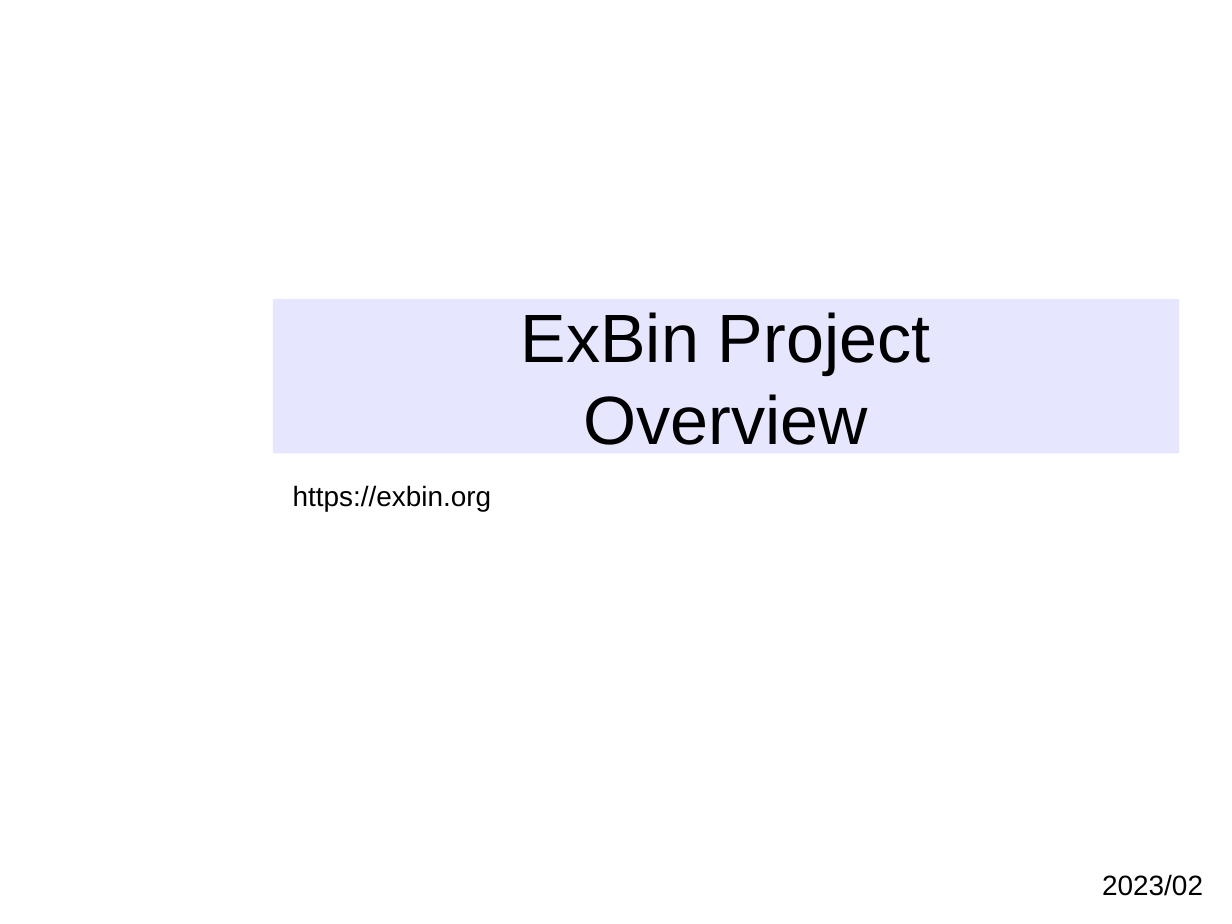
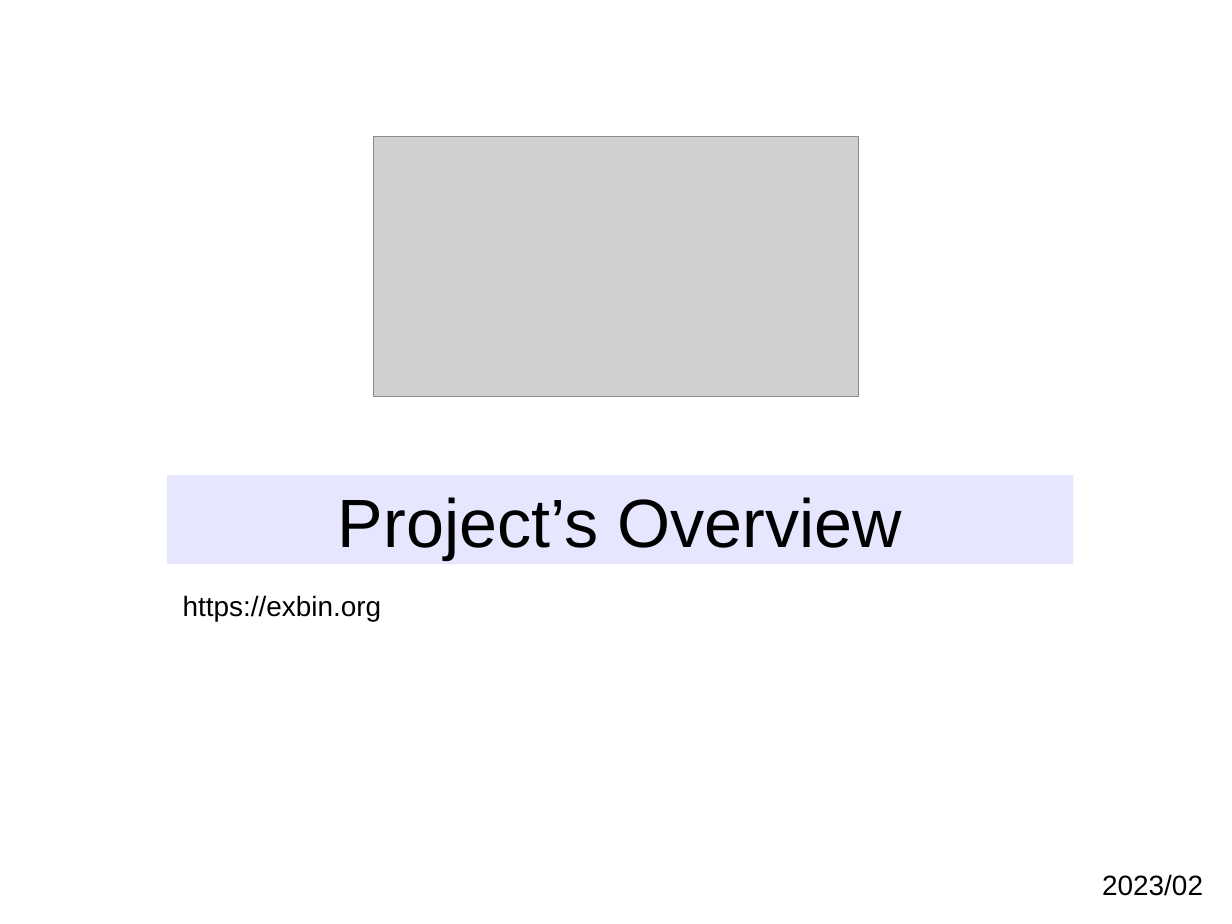
Before and after one commit to exbin/exbin-doc, a slide deck: slide 1 of presentation/exbin-overview.odp (slide 2 before the commit). Drawn at 1232x924 pixels with LibreOffice and Linux fonts; fonts in the diff are those of the drawing; grey boxes stand for pictures; background and template pictures are left out. Boxes give left, top, right and bottom in pixels: in the first picture for what was removed or moved away, otherwise in the second. Text is boxed around its words. In the diff, an @@ line names an element or a change of style, - is before the commit and + after.

Commit message:
Overview presentation - 3

```diff
--- a/presentation/exbin-overview.odp
+++ b/presentation/exbin-overview.odp
@@ picture added at bbox=[373, 136, 859, 397] @@
@@ title "Project’s Overview": place and size @@
-title "Project’s Overview" at bbox=[273, 300, 1179, 454]
+title "Project’s Overview" at bbox=[168, 475, 1074, 565]
@@ title at bbox=[338, 497, 902, 559]: text changed @@
-ExBin Project
-Overview
+Project’s Overview
@@ text "https://exbin.org": place and size @@
-text "https://exbin.org" at bbox=[293, 485, 492, 511]
+text "https://exbin.org" at bbox=[183, 595, 382, 621]
```
Also in this commit, not shown: 2 other slides changed, 1 slide removed, 1 other file.
